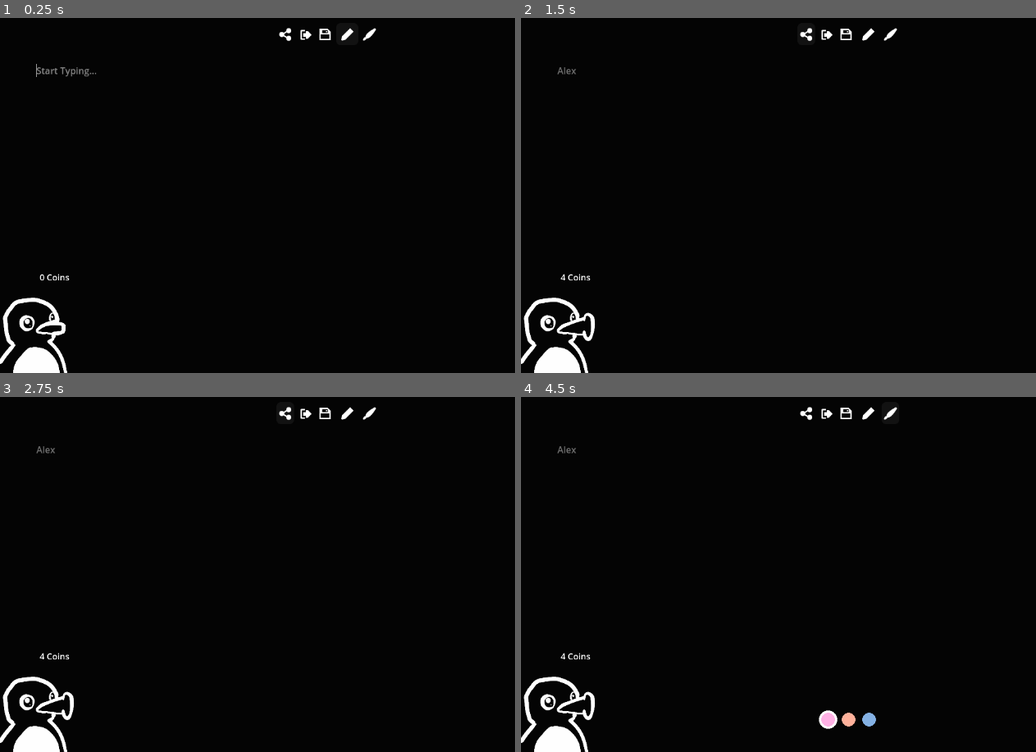
Above: before the commit, frames 1-4 (two rows, left to right).
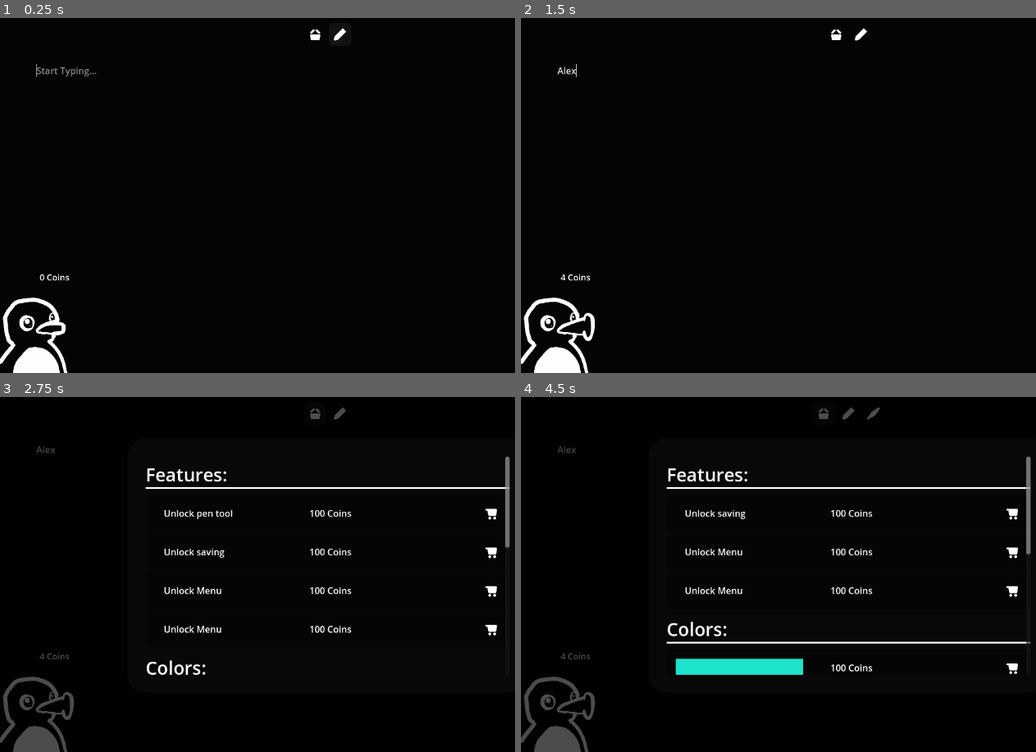
Above: after the commit, the same moments.

Repository: Username4D/nootnotes
Game: Godot game, scene res://scenes/view.tscn
Same seed, same stepped clock (60 frames per second), same inputs: the game is played once before the commit and once after it.
Inputs (mouse positions are in pixels of both pictures, inside the frame that each line leads up to; where the layout moved, square brackets give the same spot in the first picture):
- Up to frame 1 (0.25 s): no input
- Up to frame 2 (1.5 s): click (850, 206) at 0.52 s; type "Alex" at 0.6 s; click (860, 35) [804, 35] at 1.25 s
- Up to frame 3 (2.75 s): click (314, 414) at 2.02 s
- Up to frame 4 (4.5 s): click (860, 414) [845, 414] at 2.75 s; click (1010, 514) at 3.52 s; click (871, 414) [891, 414] at 4.25 s

The runs differ from the first frame. In frame 1, 0.3% of the frame differs, in the area x 54-74%, y 2-7%; in frame 2, 0.4%; in frame 3, 3.8%; in frame 4, 5.6%, in the area x 0-100%, y 2-100%.

Commit message:
added refreshing functionality for navbar, colorbar and shop, added buying functionality for shop, integrated purchases into navbar/colorbar

Diff:
--- a/Scripts/color_bar.gd
+++ b/Scripts/color_bar.gd
@@ -1,9 +1,12 @@
 extends ScrollContainer
+
+var color_button_scene = preload("res://scenes/color_button.tscn")
 
 func _ready() -> void:
 	for i in $HBoxContainer.get_children():
 		i.pressed.connect(press.bind(i))
 	UiHandler.mode_update.connect(m_update)
+	PurchaseManager.reload_colors.connect(refresh)
 
 func press(button: Node):
 	button.bshow()
@@ -18,3 +21,12 @@
 		self.visible = true
 	else:
 		self.visible = false
+
+func refresh():
+	for i in $HBoxContainer.get_children():
+		i.queue_free()
+	for i in PurchaseManager.bought_colors:
+		var new = color_button_scene.instantiate()
+		new.color = i
+		new.name = var_to_str(i)
+		$HBoxContainer.add_child(new)
--- a/Scripts/navbar.gd
+++ b/Scripts/navbar.gd
@@ -1,11 +1,15 @@
 extends HBoxContainer
 
 func _ready() -> void:
-	$share.pressed.connect(mode_button_pressed.bind($share))
-	$exit.pressed.connect(mode_button_pressed.bind($exit))
-	$save.pressed.connect(mode_button_pressed.bind($save))
+	$share.pressed.connect(other_button_pressed.bind($share))
+	$exit.pressed.connect(other_button_pressed.bind($exit))
+	$shop.pressed.connect(other_button_pressed.bind($shop))
+	$save.pressed.connect(other_button_pressed.bind($save))
 	$type.pressed.connect(mode_button_pressed.bind($type))
 	$draw.pressed.connect(mode_button_pressed.bind($draw))
+
+	PurchaseManager.reload_navbar.connect(refresh)
+	refresh()
 
 func mode_button_pressed(button):
 	UiHandler.mode = button.name
@@ -13,3 +17,15 @@
 	for i in self.get_children():
 		if i != button:
 			i.button_pressed = false
+
+func other_button_pressed(button):
+	match button.name:
+		"shop":
+			$"../shop".visible = true
+
+func refresh():
+	for i in self.get_children():
+		if not PurchaseManager.bought_features.find(i.name) == -1:
+			i.visible = true
+		else:
+			i.visible = false
--- a/Scripts/panel.gd
+++ b/Scripts/panel.gd
@@ -1 +1,33 @@
 extends Panel
+
+@export var is_color = false
+@export var product_name = "product_x"
+@export var color = Color(Color.YELLOW)
+@export var price = 100
+
+func _ready() -> void:
+	$price.text = var_to_str(price) + " Coins"
+	$product.text = product_name
+	$color.color = color
+	if is_color:
+		$product.visible = false
+	else:
+		$color.visible = false
+
+func refresh():
+	if is_color:
+		if PurchaseManager.bought_colors.find(color) != -1:
+			self.queue_free()
+	else:
+		if PurchaseManager.bought_features.find(self.name) != -1:
+			self.queue_free()
+
+
+func _on_button_pressed() -> void:
+	if is_color:
+		PurchaseManager.bought_colors.append(color)
+		PurchaseManager.reload_colors.emit()
+	else:
+		PurchaseManager.bought_features.append(self.name)
+		PurchaseManager.reload_navbar.emit()
+	refresh()
--- /dev/null
+++ b/Scripts/purchase_manager.gd
@@ -0,0 +1,6 @@
+extends Node
+
+var bought_colors = []
+signal reload_colors
+signal reload_navbar
+var bought_features = ["type","shop"]
--- a/project.godot
+++ b/project.godot
@@ -17,6 +17,7 @@
 [autoload]
 
 UiHandler="*res://Scripts/ui_handler.gd"
+PurchaseManager="*res://Scripts/purchase_manager.gd"
 
 [editor_plugins]
 
@@ -74,6 +75,11 @@
 "events": [Object(InputEventKey,"resource_local_to_scene":false,"resource_name":"","device":-1,"window_id":0,"alt_press …(191 unchanged characters)…
 ]
 }
+ui_esc={
+"deadzone": 0.2,
+"events": [Object(InputEventKey,"resource_local_to_scene":false,"resource_name":"","device":-1,"window_id":0,"alt_pressed":false,"shift_pressed":false,"ctrl_pressed":false,"meta_pressed":false,"pressed":false,"keycode":0,"physical_keycode":4194305,"key_label":0,"unicode":0,"location":0,"echo":false,"script":null)
+]
+}
 
 [rendering]
 
--- a/scenes/color_bar.tscn
+++ b/scenes/color_bar.tscn
@@ -1,7 +1,6 @@
-[gd_scene load_steps=3 format=3 uid="uid://co82q7mh2whxe"]
+[gd_scene load_steps=2 format=3 uid="uid://co82q7mh2whxe"]
 
 [ext_resource type="Script" uid="uid://bbt6fcg4keckf" path="res://Scripts/color_bar.gd" id="1_26miu"]
-[ext_resource type="PackedScene" uid="uid://by80a0ohymni5" path="res://scenes/color_button.tscn" id="2_yop2e"]
 
 [node name="color_bar" type="ScrollContainer"]
 offset_left = 256.0
@@ -15,15 +14,3 @@
 size_flags_horizontal = 3
 size_flags_vertical = 3
 alignment = 1
-
-[node name="color_button" parent="HBoxContainer" instance=ExtResource("2_yop2e")]
-layout_mode = 2
-button_pressed = true
-
-[node name="color_button2" parent="HBoxContainer" instance=ExtResource("2_yop2e")]
-layout_mode = 2
-color = Color(1, 0.694118, 0.607843, 1)
-
-[node name="color_button3" parent="HBoxContainer" instance=ExtResource("2_yop2e")]
-layout_mode = 2
-color = Color(0.517647, 0.694118, 0.894118, 1)
--- a/scenes/navbar.tscn
+++ b/scenes/navbar.tscn
@@ -13,7 +13,12 @@
 [sub_resource type="AtlasTexture" id="AtlasTexture_aa4wl"]
 resource_local_to_scene = true
 atlas = ExtResource("2_ffrot")
-region = Rect2(400, 50, 50, 50)
+region = Rect2(400, 100, 50, 50)
+
+[sub_resource type="AtlasTexture" id="AtlasTexture_ffrot"]
+resource_local_to_scene = true
+atlas = ExtResource("2_ffrot")
+region = Rect2(0, 100, 50, 50)
 
 [sub_resource type="AtlasTexture" id="AtlasTexture_8r8lr"]
 resource_local_to_scene = true
@@ -38,24 +43,34 @@
 script = ExtResource("1_ffrot")
 
 [node name="share" parent="." instance=ExtResource("1_c2531")]
+custom_minimum_size = Vector2(40, 40)
 layout_mode = 2
 icon = SubResource("AtlasTexture_c3nad")
 
 [node name="exit" parent="." instance=ExtResource("1_c2531")]
+custom_minimum_size = Vector2(40, 40)
 layout_mode = 2
 icon = SubResource("AtlasTexture_aa4wl")
 
+[node name="shop" parent="." instance=ExtResource("1_c2531")]
+custom_minimum_size = Vector2(40, 40)
+layout_mode = 2
+icon = SubResource("AtlasTexture_ffrot")
+
 [node name="save" parent="." instance=ExtResource("1_c2531")]
+custom_minimum_size = Vector2(40, 40)
 layout_mode = 2
 icon = SubResource("AtlasTexture_8r8lr")
 
 [node name="type" parent="." instance=ExtResource("1_c2531")]
+custom_minimum_size = Vector2(40, 40)
 layout_mode = 2
 button_pressed = true
 icon = SubResource("AtlasTexture_gx2fs")
 metadata/mode = true
 
 [node name="draw" parent="." instance=ExtResource("1_c2531")]
+custom_minimum_size = Vector2(40, 40)
 layout_mode = 2
 icon = SubResource("AtlasTexture_tbv1c")
 metadata/mode = true
--- a/scenes/panel.tscn
+++ b/scenes/panel.tscn
@@ -22,7 +22,7 @@
 theme_override_styles/panel = SubResource("StyleBoxFlat_a5432")
 script = ExtResource("1_wdgw4")
 
-[node name="Label" type="Label" parent="."]
+[node name="product" type="Label" parent="."]
 layout_mode = 0
 offset_left = 32.0
 offset_right = 288.0
@@ -30,7 +30,7 @@
 text = "Unlock pen tool"
 vertical_alignment = 1
 
-[node name="Label2" type="Label" parent="."]
+[node name="price" type="Label" parent="."]
 layout_mode = 0
 offset_left = 288.0
 offset_right = 512.0
@@ -47,3 +47,12 @@
 theme = ExtResource("1_ixbsq")
 icon = SubResource("AtlasTexture_5vwnd")
 icon_alignment = 1
+
+[node name="color" type="ColorRect" parent="."]
+layout_mode = 0
+offset_left = 16.0
+offset_top = 16.0
+offset_right = 240.0
+offset_bottom = 48.0
+
+[connection signal="pressed" from="Button" to="." method="_on_button_pressed"]
--- a/scenes/shop.tscn
+++ b/scenes/shop.tscn
@@ -47,11 +47,69 @@
 [node name="Features" parent="ScrollContainer/VBoxContainer" instance=ExtResource("1_lx5au")]
 layout_mode = 2
 
-[node name="product_panel" parent="ScrollContainer/VBoxContainer" instance=ExtResource("2_xfvoa")]
+[node name="draw" parent="ScrollContainer/VBoxContainer" instance=ExtResource("2_xfvoa")]
+layout_mode = 2
+product_name = "Unlock pen tool"
+
+[node name="save" parent="ScrollContainer/VBoxContainer" instance=ExtResource("2_xfvoa")]
+layout_mode = 2
+product_name = "Unlock saving"
+
+[node name="exit" parent="ScrollContainer/VBoxContainer" instance=ExtResource("2_xfvoa")]
+layout_mode = 2
+product_name = "Unlock Menu"
+
+[node name="share" parent="ScrollContainer/VBoxContainer" instance=ExtResource("2_xfvoa")]
+layout_mode = 2
+product_name = "Unlock Menu"
+
+[node name="Colors" parent="ScrollContainer/VBoxContainer" instance=ExtResource("1_lx5au")]
 layout_mode = 2
 
-[node name="product_panel2" parent="ScrollContainer/VBoxContainer" instance=ExtResource("2_xfvoa")]
+[node name="menu2" parent="ScrollContainer/VBoxContainer" instance=ExtResource("2_xfvoa")]
 layout_mode = 2
+is_color = true
+product_name = "Unlock Menu"
+color = Color(0.1157, 0.89, 0.799665, 1)
 
-[node name="product_panel3" parent="ScrollContainer/VBoxContainer" instance=ExtResource("2_xfvoa")]
+[node name="menu3" parent="ScrollContainer/VBoxContainer" instance=ExtResource("2_xfvoa")]
 layout_mode = 2
+is_color = true
+product_name = "Unlock Menu"
+color = Color(0.269647, 0.90138, 0.599112, 1)
+
+[node name="menu4" parent="ScrollContainer/VBoxContainer" instance=ExtResource("2_xfvoa")]
+layout_mode = 2
+is_color = true
+product_name = "Unlock Menu"
+color = Color(0.883873, 0.772045, 0.18079, 1)
+
+[node name="menu5" parent="ScrollContainer/VBoxContainer" instance=ExtResource("2_xfvoa")]
+layout_mode = 2
+is_color = true
+product_name = "Unlock Menu"
+color = Color(0.990301, 0.683452, 0.634004, 1)
+
+[node name="menu6" parent="ScrollContainer/VBoxContainer" instance=ExtResource("2_xfvoa")]
+layout_mode = 2
+is_color = true
+product_name = "Unlock Menu"
+color = Color(0.987733, 0.657215, 0.809396, 1)
+
+[node name="menu7" parent="ScrollContainer/VBoxContainer" instance=ExtResource("2_xfvoa")]
+layout_mode = 2
+is_color = true
+product_name = "Unlock Menu"
+color = Color(0.880322, 0.684221, 0.983737, 1)
+
+[node name="menu8" parent="ScrollContainer/VBoxContainer" instance=ExtResource("2_xfvoa")]
+layout_mode = 2
+is_color = true
+product_name = "Unlock Menu"
+color = Color(0.714854, 0.756013, 0.993393, 1)
+
+[node name="menu9" parent="ScrollContainer/VBoxContainer" instance=ExtResource("2_xfvoa")]
+layout_mode = 2
+is_color = true
+product_name = "Unlock Menu"
+color = Color(0.539218, 0.808748, 0.990923, 1)
--- /dev/null
+++ b/scenes/view.gd
@@ -0,0 +1,6 @@
+extends Control
+
+func _process(delta: float) -> void:
+	if Input.is_action_just_pressed("ui_esc"):
+		if $shop.visible:
+			$shop.visible = false
--- a/scenes/view.tscn
+++ b/scenes/view.tscn
@@ -1,11 +1,13 @@
-[gd_scene load_steps=16 format=3 uid="uid://cuiu1dc13ohg5"]
+[gd_scene load_steps=18 format=3 uid="uid://cuiu1dc13ohg5"]
 
 [ext_resource type="PackedScene" uid="uid://bulxy2b3s2r43" path="res://scenes/navbar.tscn" id="1_05um8"]
+[ext_resource type="Script" uid="uid://c0cr1nmsgena0" path="res://scenes/view.gd" id="1_k6ewd"]
 [ext_resource type="PackedScene" uid="uid://tv7mkv6amtfn" path="res://scenes/text_box.tscn" id="2_56gac"]
 [ext_resource type="PackedScene" uid="uid://co82q7mh2whxe" path="res://scenes/color_bar.tscn" id="3_oodm0"]
 [ext_resource type="Script" uid="uid://dr8snksqm0kau" path="res://Scripts/drawing_area.gd" id="4_l8ii4"]
 [ext_resource type="Texture2D" uid="uid://cetmoqdvm6gqg" path="res://Assets/noot.png" id="5_1f5jj"]
 [ext_resource type="Script" uid="uid://caxf54j2ecu8c" path="res://Scripts/noot.gd" id="6_1f5jj"]
+[ext_resource type="PackedScene" uid="uid://525p4capas6n" path="res://scenes/shop.tscn" id="8_pq2kr"]
 
 [sub_resource type="StyleBoxEmpty" id="StyleBoxEmpty_56gac"]
 
@@ -69,6 +71,7 @@
 anchor_bottom = 1.0
 grow_horizontal = 2
 grow_vertical = 2
+script = ExtResource("1_k6ewd")
 
 [node name="navbar" parent="." instance=ExtResource("1_05um8")]
 layout_mode = 0
@@ -131,5 +134,10 @@
 horizontal_alignment = 1
 vertical_alignment = 1
 
+[node name="shop" parent="." instance=ExtResource("8_pq2kr")]
+visible = false
+z_index = 2
+layout_mode = 1
+
 [connection signal="button_up" from="drawing_area" to="drawing_area" method="_on_button_up"]
 [connection signal="pressed" from="drawing_area" to="drawing_area" method="_on_pressed"]
Not shown, added: Scripts/purchase_manager.gd.uid
Not shown: 1 places in scenes/navbar.tscn that only renumber resources
Not shown, added: scenes/view.gd.uid
